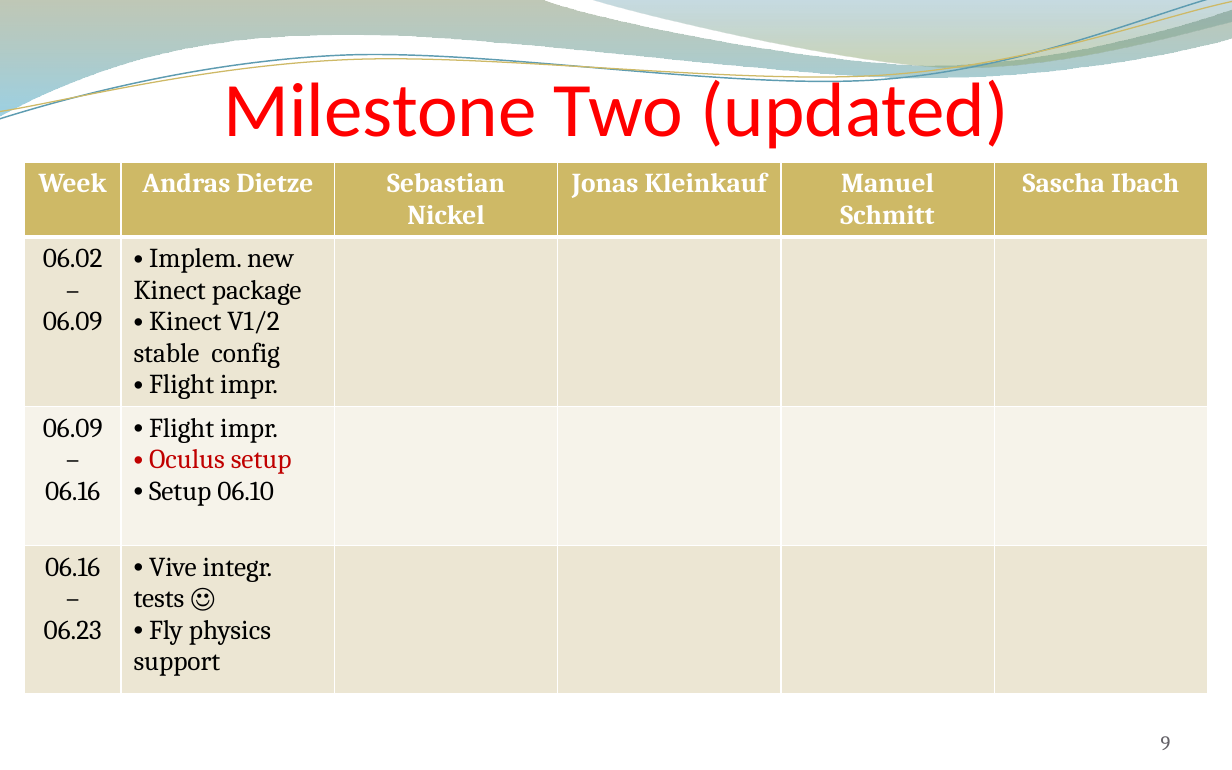
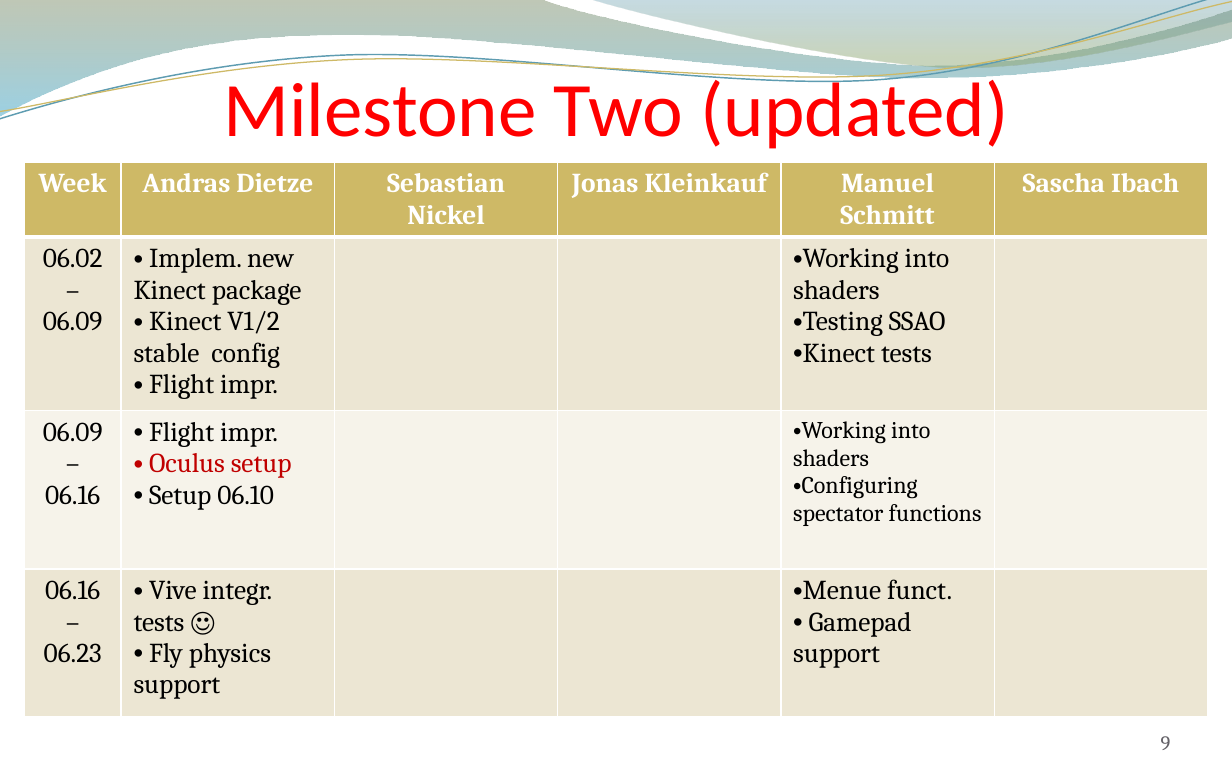
Before and after one commit to andreasdietze/Rift-WingsuitV2, a slide deck: slide 9 of Präsentationen/Zwischenpräsentation 16.06/Project proposal update 06.16 - Rift Wingsuit V2.pptx. Drawn at 1232x770 pixels with LibreOffice and Linux fonts; fonts in the diff are those of the drawing; background and template pictures are left out. Boxes give left, top, right and bottom in pixels: in the first picture for what was removed or moved away, otherwise in the second. Text is boxed around its words. In the diff, an @@ line names an element or a change of style, - is before the commit and + after.

```diff
--- a/Präsentationen/Zwischenpräsentation 16.06/Project proposal update 06.16 - Rift Wingsuit V2.pptx
+++ b/Präsentationen/Zwischenpräsentation 16.06/Project proposal update 06.16 - Rift Wingsuit V2.pptx
@@ table at (x1=25, y1=161, x2=1207, y2=761) @@
-row 2, column 5: 
+row 2, column 5: Working into shaders / Testing SSAO / Kinect tests
-row 3, column 5: 
+row 3, column 5: Working into shaders / Configuring spectator functions
-row 4, column 5: 
+row 4, column 5: Menue funct. / Gamepad support
```
Also in this commit, not shown: 4 other slides changed.
